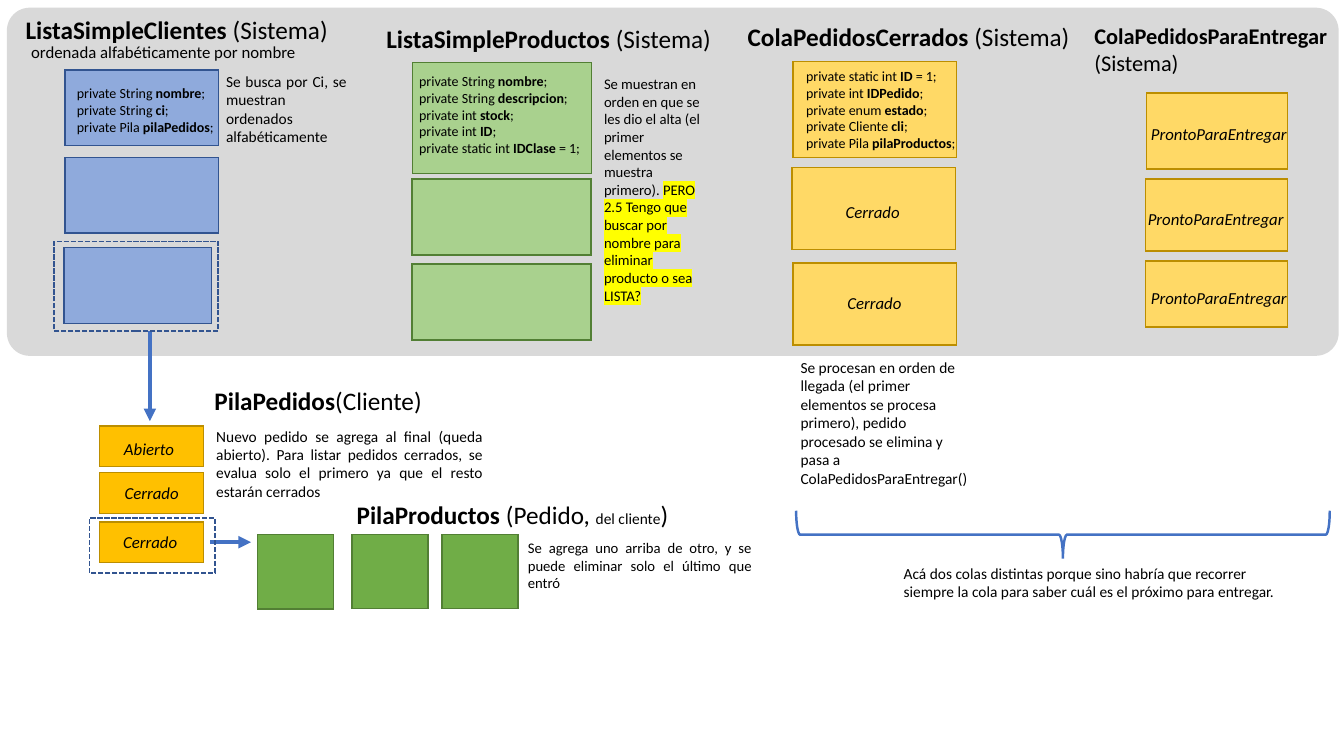
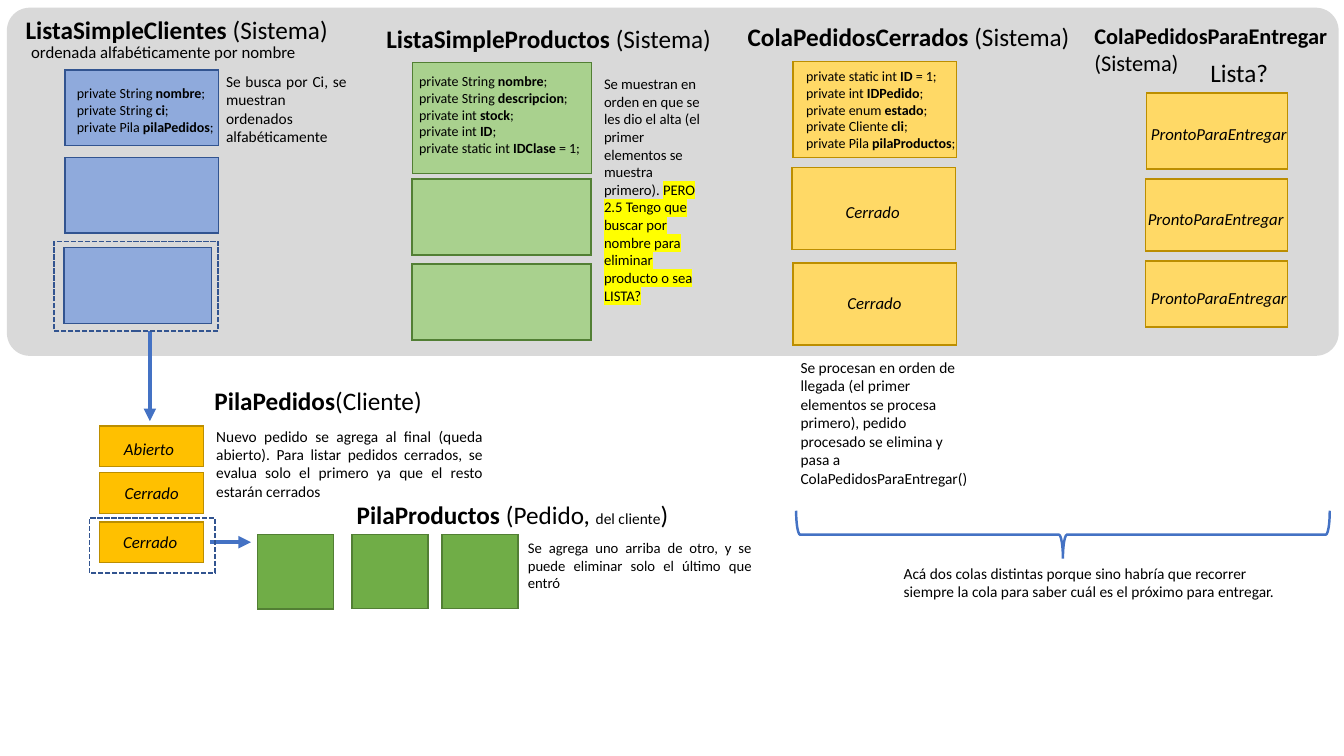
Before and after one commit to sofifernandez/Obligatorio1_AED1, a slide deck: slide 2 of estructura.pptx. Drawn at 1344x756 pixels with LibreOffice and Linux fonts; fonts in the diff are those of the drawing. Boxes give left, top, right and bottom in pixels: in the first picture for what was removed or moved away, otherwise in the second. Text is boxed around its words. In the diff, an @@ line names an element or a change of style, - is before the commit and + after.

```diff
--- a/estructura.pptx
+++ b/estructura.pptx
@@ text added at [1210, 64, 1268, 82], 18 pt, text #000000 @@
+Lista?
```
Also in this commit, not shown: 1 other file.
